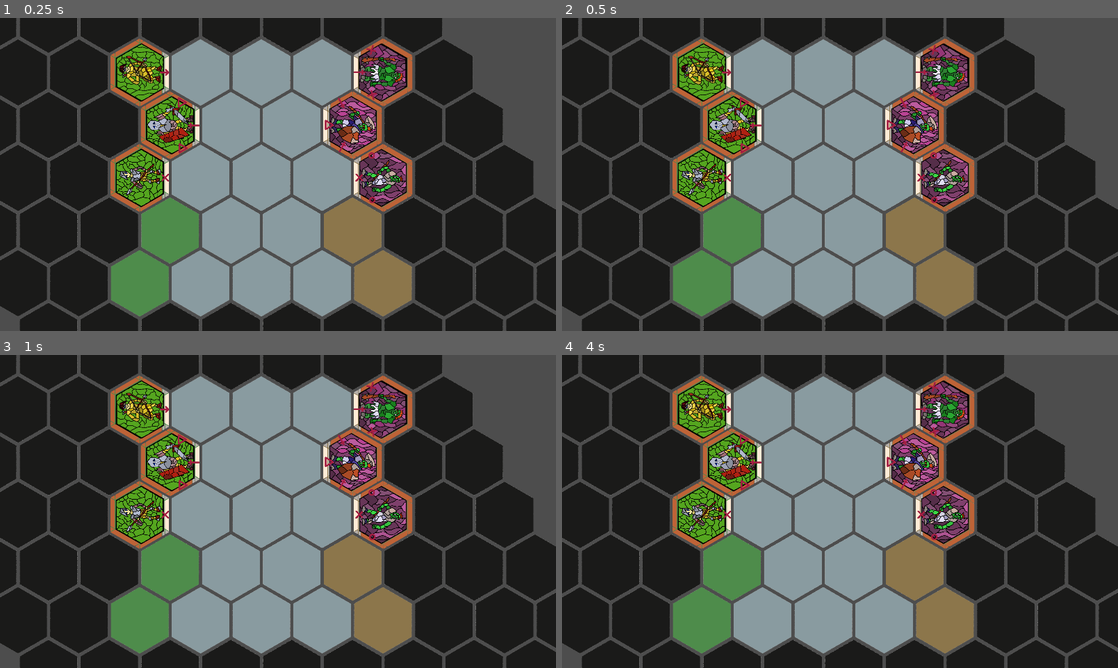
Above: before the commit, frames 1-4 (two rows, left to right).
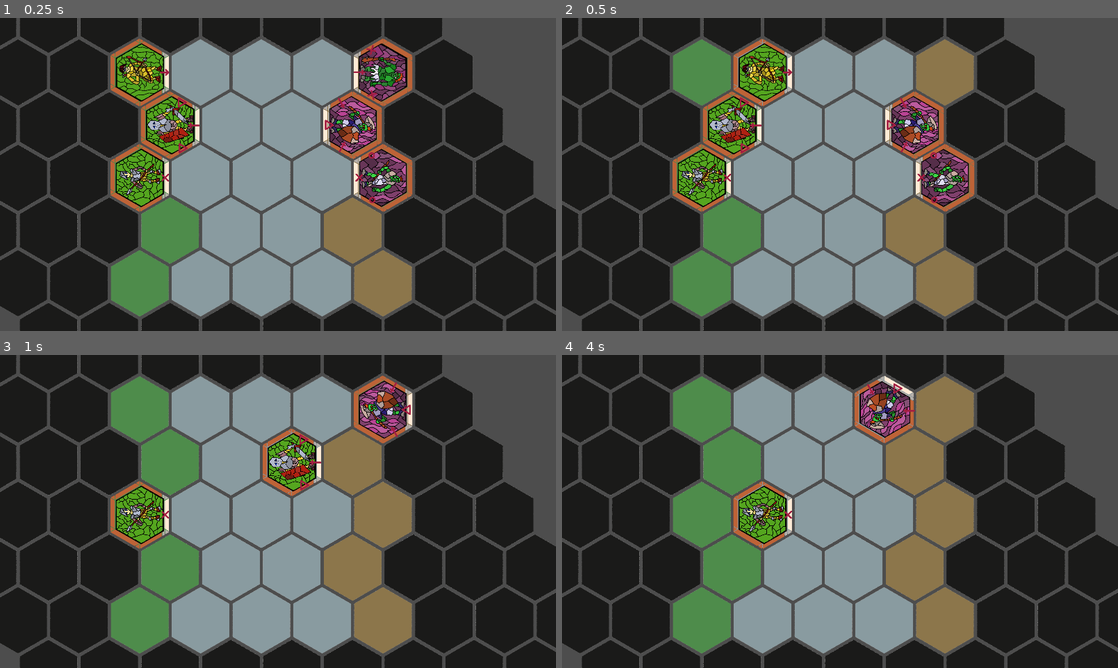
Above: after the commit, the same moments.

Repository: Wiolarz/Polyspear
Game: Godot game, scene res://Scenes/Levels/basic_map.tscn
Same seed, same stepped clock (60 frames per second), same inputs: the game is played once before the commit and once after it. The engine's default icon, where the game draws it, is replaced by a stand-in: a white triangle on a blue panel in a dark square.
Inputs (mouse positions are in pixels of both pictures, inside the frame that each line leads up to):
- Up to frame 1 (0.25 s): no input
- Up to frame 2 (0.5 s): no input
- Up to frame 3 (1 s): move the mouse to (50, 358) at 0.52 s; tap 1 (KEY_BOT_SPEED_FAST, bound only after the commit) at 0.6 s; click (50, 358) at 0.67 s; tap 2 (KEY_BOT_SPEED_MEDIUM, bound only after the commit) at 0.8 s
- Up to frame 4 (4 s): tap Enter at 1.25 s; move the mouse to (673, 358) at 1.27 s; tap 2 (KEY_BOT_SPEED_MEDIUM, bound only after the commit) at 1.35, 3.05 s; click (673, 358) at 1.42 s; tap 3 (KEY_BOT_SPEED_SLOW, bound only after the commit) at 1.55, 2.1, 3.8 s; tap F1 (KEY_RESTART_LEVEL) at 2, 2.75, 3.5 s; move the mouse to (734, 358) at 2.02 s; click (734, 358) at 2.17 s; tap 1 (KEY_BOT_SPEED_FAST, bound only after the commit) at 2.3, 3.6 s; move the mouse to (612, 358) at 2.77 s; click (612, 358) at 2.85 s; click (612, 358) at 3.67 s

Frame 1 is identical in both runs. In frame 2, 5.1% of the frame differs, in the area x 19-75%, y 6-29%; in frame 3, 9.8%; in frame 4, 13%, in the area x 19-75%, y 6-62%.

Commit message:
AI - Basic single state implementation

Diff:
--- a/Scenes/Levels/basic_map.tscn
+++ b/Scenes/Levels/basic_map.tscn
@@ -13,7 +13,10 @@
 [ext_resource type="PackedScene" uid="uid://cv2j86coxjwo4" path="res://Scenes/Units/elf_SpearMan.tscn" id="12_n6i60"]
 [ext_resource type="PackedScene" uid="uid://cahy2v8v3hcdu" path="res://Scenes/HexTiles/DirtHexTile.tscn" id="12_tvda5"]
 [ext_resource type="PackedScene" uid="uid://4b6jykndqke0" path="res://Scenes/Units/orc_Shield.tscn" id="14_ghnf2"]
+[ext_resource type="Script" path="res://Scripts/Gameplay/StateMachine.gd" id="15_71scx"]
 [ext_resource type="PackedScene" uid="uid://cv8ha0b2glyer" path="res://Scenes/Units/orc_SpearMan.tscn" id="15_agccg"]
+[ext_resource type="Script" path="res://Scripts/Gameplay/States/Defensive.gd" id="16_ewovl"]
+[ext_resource type="Script" path="res://Scripts/Gameplay/States/State.gd" id="17_v7euu"]
 
 [node name="BasicMap" type="Node"]
 
@@ -37,9 +40,33 @@
 TileVerticalOffset = 606.2
 OddRowHorizontalOffset = 350.0
 
-[node name="GameplayManager" type="Node" parent="." node_paths=PackedStringArray("GridManager")]
+[node name="GameplayManager" type="Node" parent="." node_paths=PackedStringArray("GridManager", "AttackerBot", "DefenderBot")]
 script = ExtResource("7_q31w2")
 AutomaticTest = 2
 GridManager = NodePath("../GridManager")
 AttackerUnitsTypes = Array[PackedScene]([ExtResource("5_r5wxa"), ExtResource("11_v0duk"), ExtResource("12_n6i60")])
 DefenderUnitsTypes = Array[PackedScene]([ExtResource("8_bb38g"), ExtResource("14_ghnf2"), ExtResource("15_agccg")])
+AttackerBot = NodePath("../BotAttacker")
+DefenderBot = NodePath("../BotDefender")
+
+[node name="BotAttacker" type="Node" parent="." node_paths=PackedStringArray("GridManager", "GM")]
+script = ExtResource("15_71scx")
+GridManager = NodePath("../GridManager")
+GM = NodePath("../GameplayManager")
+
+[node name="Defensive_State" type="Node" parent="BotAttacker" node_paths=PackedStringArray("GridManager", "GM")]
+script = ExtResource("16_ewovl")
+GridManager = NodePath("../../GridManager")
+GM = NodePath("../../GameplayManager")
+StartingState = true
+
+[node name="BotDefender" type="Node" parent="." node_paths=PackedStringArray("GridManager", "GM")]
+script = ExtResource("15_71scx")
+GridManager = NodePath("../GridManager")
+GM = NodePath("../GameplayManager")
+
+[node name="State" type="Node" parent="BotDefender" node_paths=PackedStringArray("GridManager", "GM")]
+script = ExtResource("17_v7euu")
+GridManager = NodePath("../../GridManager")
+GM = NodePath("../../GameplayManager")
+StartingState = true
--- a/Scripts/BUS.gd
+++ b/Scripts/BUS.gd
@@ -1,5 +1,9 @@
 extends Node
 
+var Attacker_wins = 0
+var Defender_wins = 0
+
+var BotSpeed = 30
 
 
 signal collect_save_data(save: Save)
--- a/Scripts/Gameplay/Enemy_Scripts/States/StateMachine.gd
+++ /dev/null
@@ -1,46 +0,0 @@
-extends Node
-
-class_name StateMachine
-
-var states : Dictionary = {} # there should always be at least a single state
-
-var current_state
-
-
-
-func _ready():
-	var children = get_children()
-
-	for child in children:
-
-		if child.StartingState:
-			current_state = child
-
-
-		for tag in child.tags:
-			if tag in states.keys():
-				states[tag].append(child)
-			else:
-				states[tag] = [child]
-
-
-
-func change_state(new_states):
-	var new_chosen_state
-	for new_state in new_states:
-
-		if new_state in states.keys():
-			new_chosen_state = new_state
-			break
-
-	if new_chosen_state == null:
-		for state in states.keys():
-			if state not in current_state.tags:
-				new_chosen_state = state
-				break
-		new_chosen_state = states.keys()[0]
-
-
-	# we have chosen the tag name for our new state, write the transisiton
-
-	pass
--- a/Scripts/Gameplay/GameplayManager.gd
+++ b/Scripts/Gameplay/GameplayManager.gd
@@ -1,10 +1,13 @@
 extends Node
 
+class_name GameplayManager
+
 #region Variables
 
 @export var AutomaticTest : E.AutomaticTestsList = E.AutomaticTestsList.EMPTY
 
 @export var GridManager : HexGridManager
+
 
 
 @export var AttackerUnitsTypes : Array[PackedScene]
@@ -18,7 +21,10 @@
 
 var UnitsLeftToBeSummoned
 
-
+@export var AttackerBot : StateMachine
+@export var DefenderBot : StateMachine
+
+var timer = 0
 
 func _ready():
 	BUS.Tile_Selected.connect(InputListener)
@@ -43,7 +49,7 @@
 		CurrentPlayer = E.Player.ATTACKER
 
 
-func IsLegalMove(Cord : Vector2i) -> int:
+func IsLegalMove(Cord : Vector2i, BotUnit : AUnit = null) -> int:
 	"""
 	 Function checks 2 things:
 	 * 1 Target Cord is a Neighbour of a SelectedUnit
@@ -54,13 +60,15 @@
 	 * @param ResultSide
 	 * @return True if selected Unit can move on a given Cord
 	 """
+	if BotUnit != null:
+		SelectedUnit = BotUnit  # Locally replacs Unit for Bot legal move search
 
 	# 1
 	var ResultSide = GridManager.AdjacentSide(SelectedUnit.CurrentCord, Cord)
 	if ResultSide == null:
 		return -1
 
-	print(ResultSide)
+	#print(ResultSide)
 	# 2
 	var EnemyUnit = GridManager.GetUnit(Cord)
 	if EnemyUnit == null:  # Is there a Unit in this spot?
@@ -137,9 +145,14 @@
 	GridManager.RemoveUnit(Target)
 
 	if DefenderUnits.size() == 0:
-		print("Attacker won")
+		BUS.Attacker_wins += 1
+		print("Attacker won" + "D:" + str(BUS.Defender_wins) + " A:" + str(BUS.Attacker_wins))
+		get_tree().reload_current_scene()
 	elif AttackerUnits.size() == 0:
-		print("Defender won")
+		BUS.Defender_wins += 1
+		print("Defender won_" + "D:" + str(BUS.Defender_wins) + " A:" + str(BUS.Attacker_wins))
+
+		get_tree().reload_current_scene()
 
 
 
@@ -220,7 +233,7 @@
 	var NewSelection : AUnit = GridManager.GetUnit(Cord)
 	if (NewSelection != null && NewSelection.Controller == CurrentPlayer):
 		SelectedUnit = NewSelection
-		print("You have selected a Unit")
+		#print("You have selected a Unit")
 
 		return true
 
@@ -233,7 +246,7 @@
 
 
 func InputListener(Cord : Vector2i) -> void:
-	print(Cord)
+	#print(Cord)
 
 	if SelectUnit(Cord) or SelectedUnit == null:
 		return # selected a new unit or wrong input which didn't select any ally unit
@@ -257,7 +270,7 @@
 
 
 func Gameplay(Cord : Vector2i) -> void:
-	print("Gameplay is working")
+	#print("Gameplay is working")
 
 	var side = IsLegalMove(Cord) # Gets Updated with IsLegalMove()
 	if side != -1: # spot is empty + we aren't hitting a shield
@@ -297,7 +310,7 @@
 	var SelectedUnitTileType = GridManager.GetTileType(SelectedUnit.CurrentCord)
 
 	if SelectedUnitTileType != E.HexTileType.SENTINEL:
-		print("This Unit has been already summoned")
+		#print("This Unit has been already summoned")
 		return
 
 
@@ -308,10 +321,10 @@
 		(SelectedHexType == E.HexTileType.DEFENDER_SPAWN && CurrentPlayer == E.Player.DEFENDER)
 
 	if not bSelectedCurrentPlayerSpawn:
-		print("Thats a wrong summon location")  # TODO: Don't reset SelectedUnit
-		return
-
-	print("You summoned a Unit")
+		#print("Thats a wrong summon location")  # TODO: Don't reset SelectedUnit
+		return
+
+	#print("You summoned a Unit")
 
 	# TeleportUnit(Cord)
 	GridManager.ChangeUnitPosition(SelectedUnit, Cord)
@@ -421,14 +434,28 @@
 	SimpleAutomaticTests()
 
 
-"""
-func TimerFunction()
-{
-	CallTracker--
-	if (CallTracker == 0)
-	{
-		GetWorldTimerManager().ClearTimer(TimerHandle)
-		SimpleAutomaticTests()
-	}
-}
-"""
+func _physics_process(delta):
+	#func _process(_delta):
+	timer += 1
+
+	if Input.is_action_just_pressed("KEY_BOT_SPEED_SLOW"):
+		BUS.BotSpeed = 120 # 2 sec
+	elif Input.is_action_just_pressed("KEY_BOT_SPEED_MEDIUM"):
+		BUS.BotSpeed = 30 # 0.5 sec
+	elif Input.is_action_just_pressed("KEY_BOT_SPEED_FAST"):
+		BUS.BotSpeed = 1 # 1/60 sec
+
+	# 60FPS -> timer=60 1 sec
+	for i in range(1):
+		if timer % BUS.BotSpeed == 0:
+			var actions = []
+			if CurrentPlayer == E.Player.ATTACKER and AttackerBot != null:
+				timer = 0
+				actions = AttackerBot.PlayMove(AttackerUnits)
+			elif CurrentPlayer == E.Player.DEFENDER and DefenderBot != null:
+				timer = 0
+				actions = DefenderBot.PlayMove(DefenderUnits)
+
+			if actions.size() == 2:
+				InputListener(actions[0])
+				InputListener(actions[1])
--- a/Scripts/Gameplay/GridManager.gd
+++ b/Scripts/Gameplay/GridManager.gd
@@ -105,6 +105,16 @@
 
 	return NewCord
 
+func GetMeleeDamageTargets(StartCord : Vector2i, direction, SymbolSide : int) -> Array[AUnit]:
+	"""TODO
+
+	direction : int / Vector2i
+
+	"""
+	var Units : Array[AUnit] = []
+
+
+	return Units
 
 
 func IsAdjacent(Cord1 : Vector2i, Cord2 : Vector2i) -> bool:
--- /dev/null
+++ b/Scripts/Gameplay/StateMachine.gd
@@ -0,0 +1,133 @@
+extends Node
+
+class_name StateMachine
+
+@export var GridManager : HexGridManager
+
+@export var GM : GameplayManager
+
+var Controller : E.Player
+
+
+
+var states : Dictionary = {} # there should always be at least a single state
+
+var current_state
+
+
+
+#region TOOLS
+
+func GetAllLegalMoves(myUnits : Array): # -> Array[Array[Vector2i]]
+	"""
+	Compares every possible directions for all units using:
+	1 Check for friendly units placements
+	2 Sentinel Tiles
+	3 GameplayManager -> LegalMove()
+	"""
+	Controller = myUnits[0].Controller
+	var legalMoves = []
+
+	for myUnit in myUnits:
+
+		for side in range(6):
+			var new_move = myUnit.CurrentCord + GridManager.Directions[side]
+			var neighbour : AUnit = GridManager.GetUnit(new_move)
+			if (neighbour != null and neighbour.Controller == Controller): # 1
+				continue
+
+			if GridManager.GetTileType(new_move) == E.HexTileType.SENTINEL: # 2
+				continue
+
+			if GM.IsLegalMove(new_move, myUnit) == -1:
+				continue
+
+			legalMoves.append([myUnit.CurrentCord, new_move])
+	return legalMoves
+
+
+func GetAllKillMoves(AllMoves):  # Array[Array[Vector2i]]
+	"""
+	TODO:
+	BOW is not working properly
+	"""
+	var AllKillMoves = []
+	for Move in AllMoves:
+
+		# BOW
+		if GridManager.GetUnit(Move[0]).GetSymbol(0) == E.Symbols.BOW:
+			if GridManager.GetShotTarget(Move[0], GridManager.AdjacentSide(Move[0], Move[1])):
+				AllKillMoves.append(Move)
+			continue
+
+		if GridManager.GetUnit(Move[1]) != null:
+			AllKillMoves.append(Move)
+
+	return AllKillMoves
+
+#endregion
+
+
+
+
+
+
+
+
+func _ready():
+
+	#region Get States
+	"""
+
+	"""
+	var children = get_children()
+
+	for child in children:
+
+		if child.StartingState:
+			current_state = child
+
+
+		for tag in child.tags:
+			if tag in states.keys():
+				states[tag].append(child)
+			else:
+				states[tag] = [child]
+	#endregion
+
+
+
+func change_state(new_states):
+	var new_chosen_state
+	for new_state in new_states:
+
+		if new_state in states.keys():
+			new_chosen_state = new_state
+			break
+
+	if new_chosen_state == null:
+		for state in states.keys():
+			if state not in current_state.tags:
+				new_chosen_state = state
+				break
+		new_chosen_state = states.keys()[0]
+
+
+	# we have chosen the tag name for our new state, write the transisiton
+
+	pass
+
+
+
+
+
+
+
+
+func PlayMove(myUnits : Array):
+	var legal_moves = GetAllLegalMoves(myUnits)
+	var kill_moves = GetAllKillMoves(legal_moves)
+	if kill_moves.size() > 0:
+		return kill_moves[randi_range(0, kill_moves.size() - 1)]
+
+	return current_state.make_move(legal_moves)
--- /dev/null
+++ b/Scripts/Gameplay/States/Defensive.gd
@@ -0,0 +1,9 @@
+extends State
+
+
+
+
+
+
+func make_move(legal_moves):
+	return legal_moves[0] # randi_range(0, legal_moves.size() - 1)
--- /dev/null
+++ b/Scripts/Gameplay/States/State.gd
@@ -0,0 +1,31 @@
+"""
+All childs have to implement:
+
+
+"""
+
+
+extends Node
+
+class_name State
+
+@export var GridManager : HexGridManager
+
+@export var GM : GameplayManager
+
+
+enum TAG \
+{
+	IDLE,
+	ATTACK,
+	DEFEND,
+}
+
+@export var tags : Array[TAG] = []
+
+@export var StartingState : bool = false
+
+
+
+func make_move(legal_moves):
+	return legal_moves[randi_range(0, legal_moves.size() - 1)]
--- a/Scripts/Gameplay/Unit.gd
+++ b/Scripts/Gameplay/Unit.gd
@@ -11,12 +11,14 @@
 	E.Symbols.INVALID, E.Symbols.INVALID, E.Symbols.INVALID]
 
 
+func CanDefend(side : int) -> bool:
+	return GetSymbol(side) == E.Symbols.SHIELD
 
 
-func GetSymbol(side) -> E.Symbols:
+func GetSymbol(side : int) -> E.Symbols:
 	return Symbols[(side - CurrentRotation) % 6]
 
-func Rotate(side):
+func Rotate(side : int):
 	"""
 	  360 / 6 = 60  degrees needed to rotate unit
 
--- a/Scripts/UI/Game_Logic/Debug_Manager.gd
+++ b/Scripts/UI/Game_Logic/Debug_Manager.gd
@@ -14,7 +14,7 @@
 
 
 
-var maximize = false
+var maximize = true
 
 @onready var ui = $".."
 
--- a/project.godot
+++ b/project.godot
@@ -103,6 +103,21 @@
 "events": [Object(InputEventMouseButton,"resource_local_to_scene":false,"resource_name":"","device":-1,"window_id":0,"a …(253 unchanged characters)…
 ]
 }
+KEY_BOT_SPEED_SLOW={
+"deadzone": 0.5,
+"events": [Object(InputEventKey,"resource_local_to_scene":false,"resource_name":"","device":-1,"window_id":0,"alt_pressed":false,"shift_pressed":false,"ctrl_pressed":false,"meta_pressed":false,"pressed":false,"keycode":0,"physical_keycode":51,"key_label":0,"unicode":51,"echo":false,"script":null)
+]
+}
+KEY_BOT_SPEED_MEDIUM={
+"deadzone": 0.5,
+"events": [Object(InputEventKey,"resource_local_to_scene":false,"resource_name":"","device":-1,"window_id":0,"alt_pressed":false,"shift_pressed":false,"ctrl_pressed":false,"meta_pressed":false,"pressed":false,"keycode":0,"physical_keycode":50,"key_label":0,"unicode":50,"echo":false,"script":null)
+]
+}
+KEY_BOT_SPEED_FAST={
+"deadzone": 0.5,
+"events": [Object(InputEventKey,"resource_local_to_scene":false,"resource_name":"","device":-1,"window_id":0,"alt_pressed":false,"shift_pressed":false,"ctrl_pressed":false,"meta_pressed":false,"pressed":false,"keycode":0,"physical_keycode":49,"key_label":0,"unicode":49,"echo":false,"script":null)
+]
+}
 
 [rendering]
 
Not shown: 1 places in Scenes/Levels/basic_map.tscn that only renumber resources
